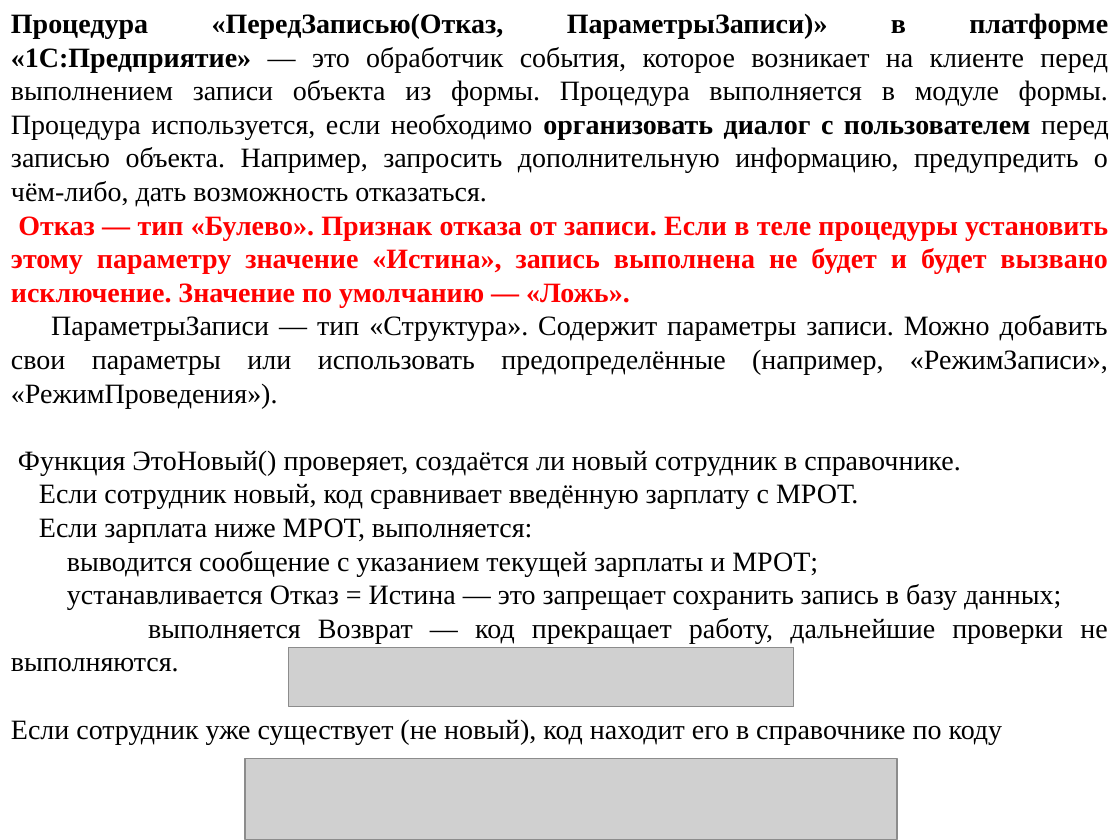
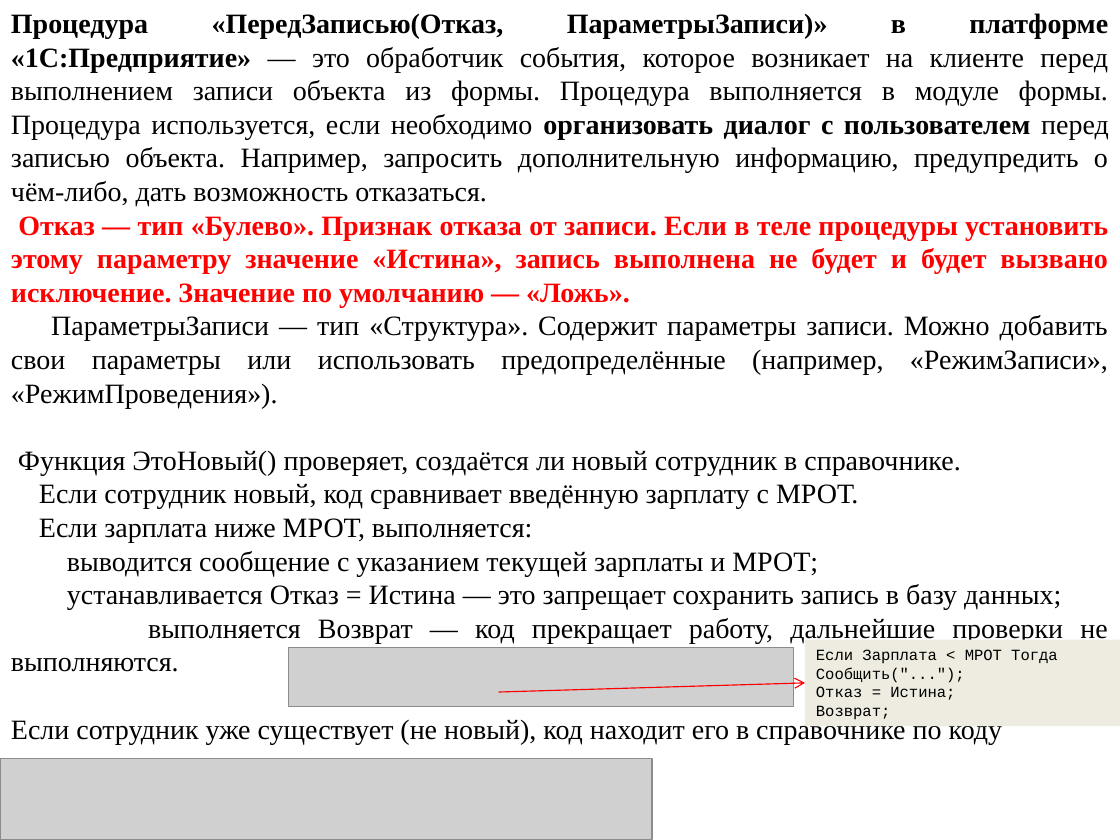
Before and after one commit to mbdatateach/site, a slide deck: slide 3 of 1С_Предприятие/практика 2.pptx. Drawn at 1120x840 pixels with LibreOffice and Linux fonts; fonts in the diff are those of the drawing; grey boxes stand for pictures. Boxes give left, top, right and bottom in pixels: in the first picture for what was removed or moved away, otherwise in the second. Text is boxed around its words. In the diff, an @@ line names an element or a change of style, - is before the commit and + after.

```diff
--- a/1С_Предприятие/практика 2.pptx
+++ b/1С_Предприятие/практика 2.pptx
@@ rectangle added at box(805, 640, 1120, 726), fill #EEECE1, 10 pt, text #000000 @@
+Если Зарплата < МРОТ Тогда
+Сообщить("...");
+Отказ = Истина;
+Возврат;
@@ arrow added from (498, 692) to (805, 683), #FF0000 0.75 pt @@
@@ picture: place and size @@
-picture at box(245, 758, 897, 840)
+picture at box(0, 758, 652, 840)
```
Also in this commit, not shown: 1 other slide changed, 14 other files.
